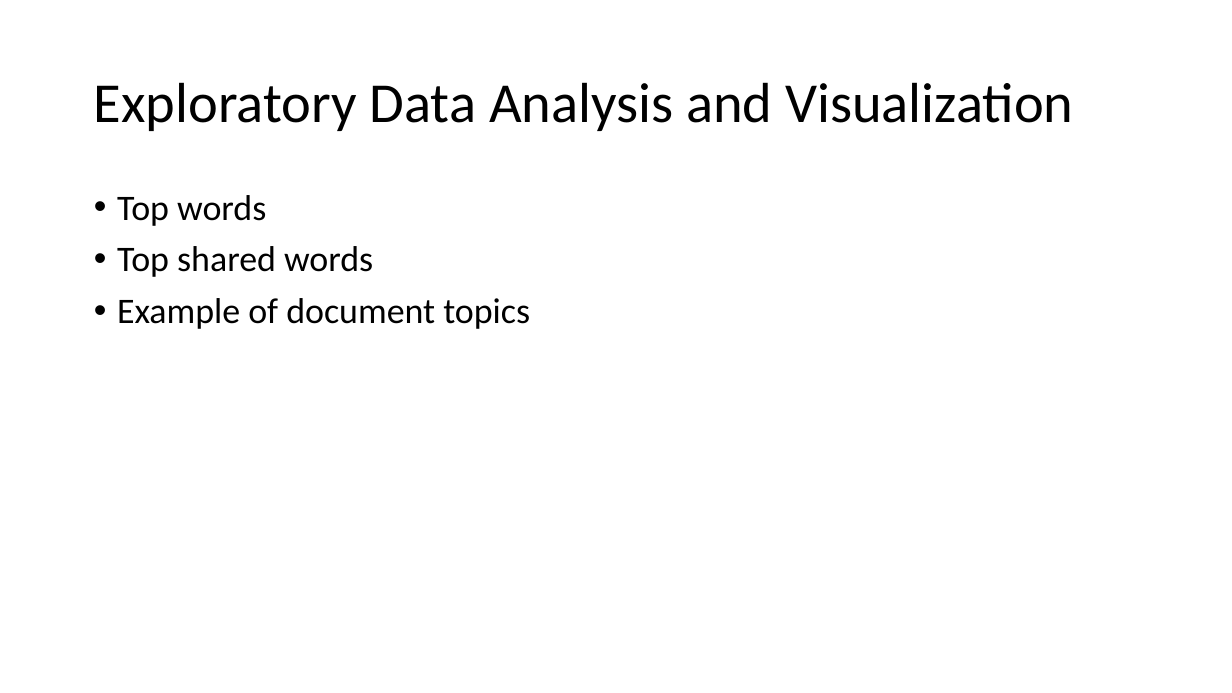
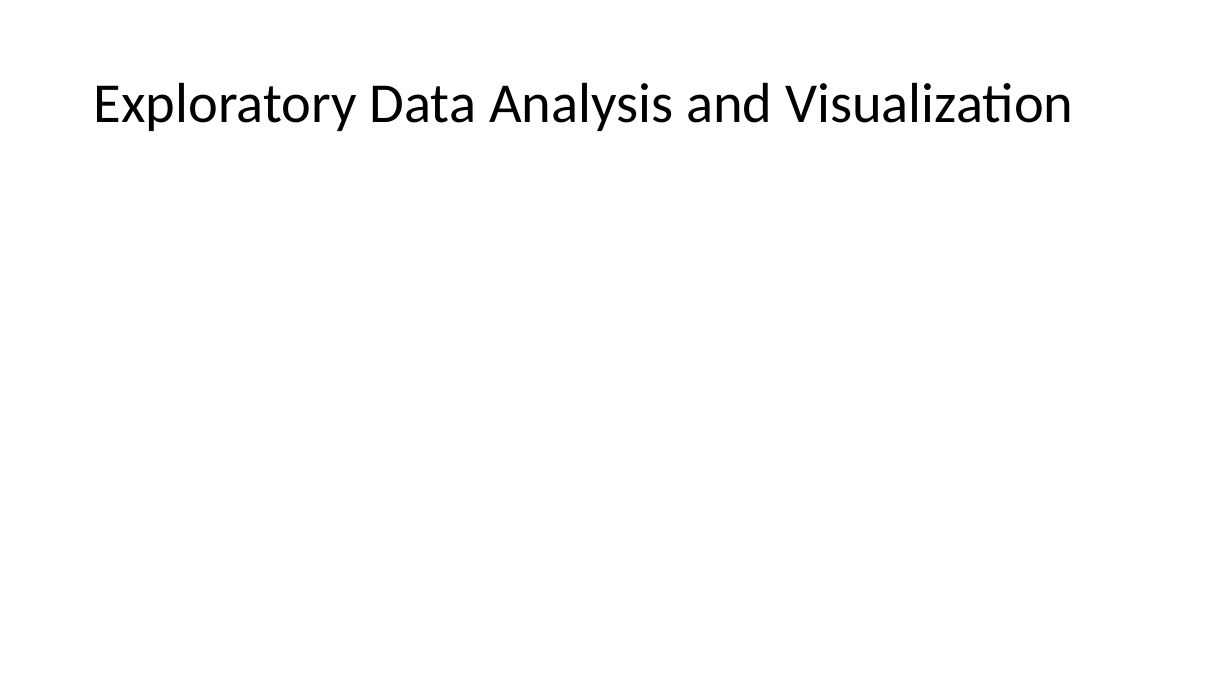
Before and after one commit to mtchem/Twitter-Politics, a slide deck: slide 7 of Twitter and Politics.pptx. Drawn at 1232x693 pixels with LibreOffice and Linux fonts; fonts in the diff are those of the drawing. Boxes give left, top, right and bottom in pixels: in the first picture for what was removed or moved away, otherwise in the second. Text is boxed around its words. In the diff, an @@ line names an element or a change of style, - is before the commit and + after.

```diff
--- a/Twitter and Politics.pptx
+++ b/Twitter and Politics.pptx
@@ text removed at [117, 195, 530, 329] @@
-• Top words
-• Top shared words
-• Example of document topics
```
Also in this commit, not shown: 2 other slides changed, 6 slides added, 1 slide removed, 15 other files.
